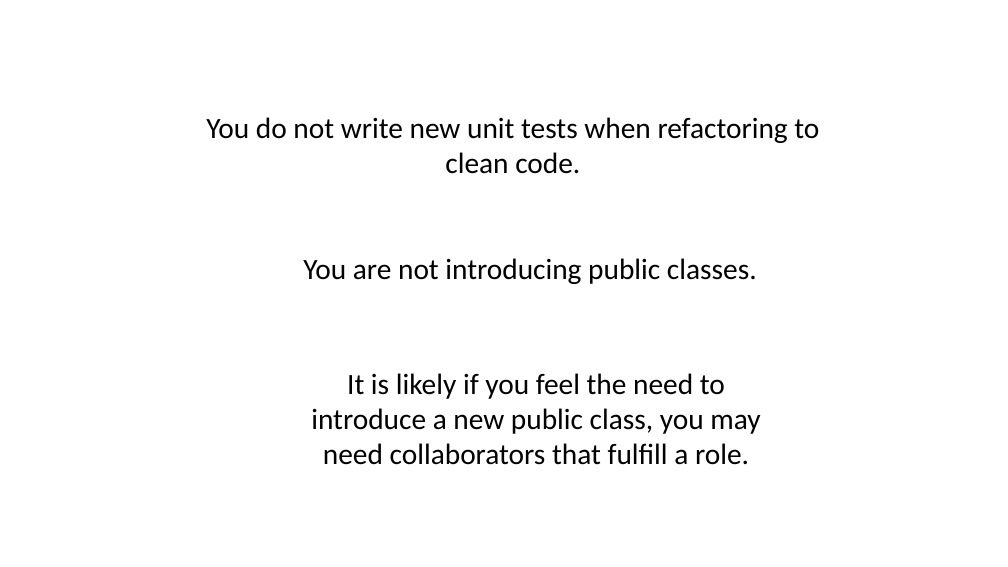
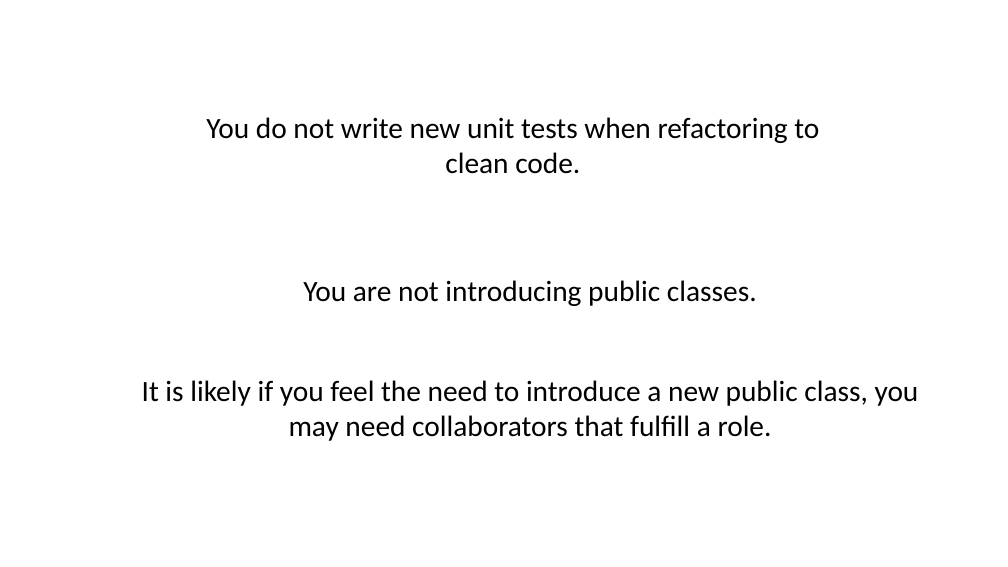
Before and after one commit to iancooper/Presentations, a slide deck: slide 56 of Kent Beck Style TDD - Seven Years After.pptx. Drawn at 1008x567 pixels with LibreOffice and Linux fonts; fonts in the diff are those of the drawing. Boxes give left, top, right and bottom in pixels: in the first picture for what was removed or moved away, otherwise in the second. Text is boxed around its words. In the diff, an @@ line names an element or a change of style, - is before the commit and + after.

```diff
--- a/Kent Beck Style TDD - Seven Years After.pptx
+++ b/Kent Beck Style TDD - Seven Years After.pptx
@@ text "You are not introducing public ..." moved from (x1=303, y1=258, x2=757, y2=284) to (x1=303, y1=280, x2=757, y2=306) @@
@@ text "It is likely if you ..." rewrapped from (x1=311, y1=373, x2=760, y2=465) to (x1=142, y1=380, x2=919, y2=441) @@
```
Also in this commit, not shown: 5 other slides changed.
